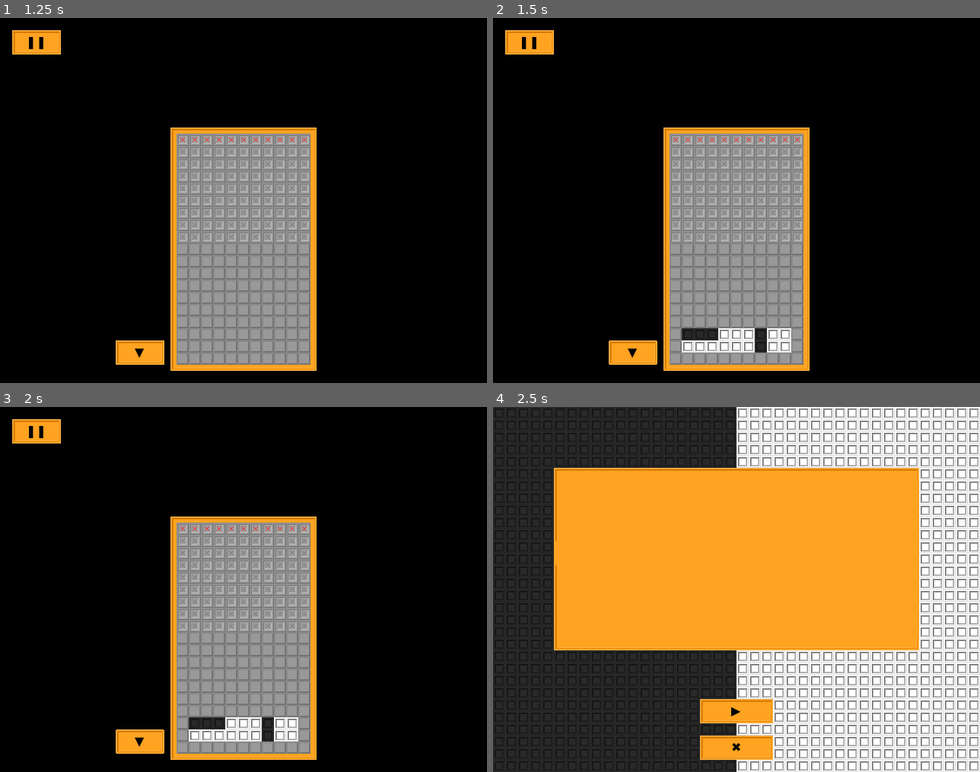
Above: before the commit, frames 1-4 (two rows, left to right).
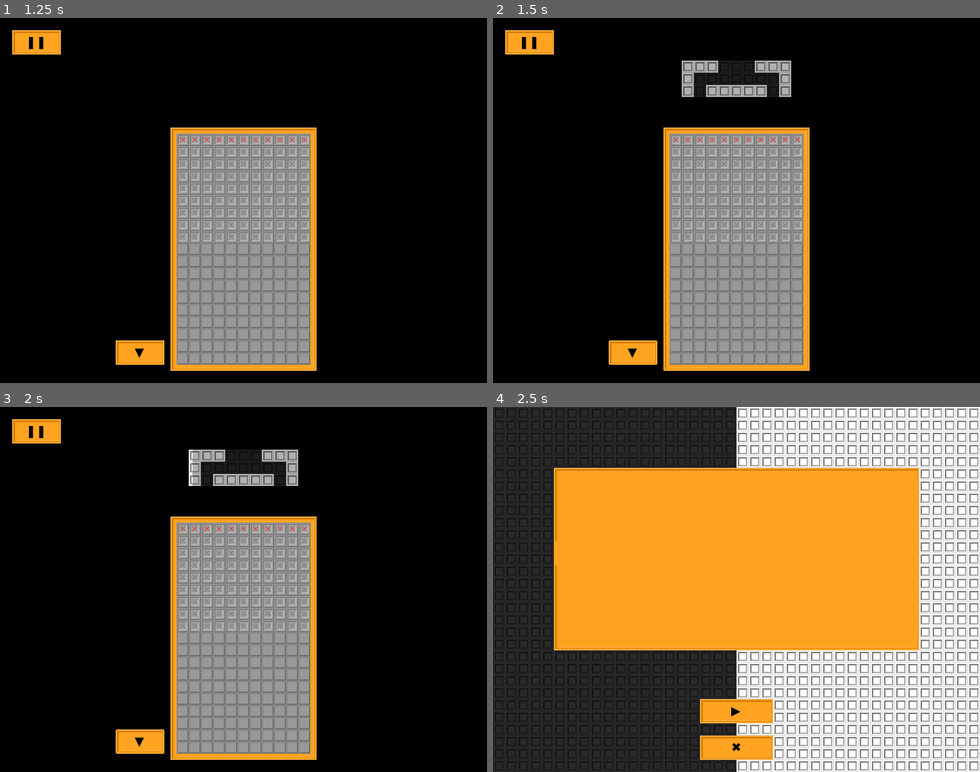
Above: after the commit, the same moments.

Repository: ka-puna/duopo
Game: Godot game, scene res://src/main.tscn
The game is run twice, just before and just after one commit, with the same random seed, the same clock (stepped at 60 frames per second) and the same inputs.
Inputs:
- Up to frame 1 (1.25 s): click "Time Mode" at 0.5 s
- Up to frame 2 (1.5 s): click "▼" at 1.25 s
- Up to frame 3 (2 s): no input
- Up to frame 4 (2.5 s): click "❚❚" at 2 s

Frame 1 is identical in both runs. In frame 2, 3.3% of the frame differs, in the area x 38-62%, y 11-92%; in frame 3, 3.3%; in frame 4, nothing differs.

Commit message:
Add preview scene to time_mode. Add setter methods for and rename cycle variables. Split pattern generation and retrival methods.

Diff:
--- a/src/scene/time_mode.gd
+++ b/src/scene/time_mode.gd
@@ -5,22 +5,30 @@
 var TileMapCommand = preload("res://src/node/tile_map/tile_map_command.gd")
 
 
-## The period between drops in seconds.
-@export var cycle_period = 30
+## The period between drops in units such as seconds.
+@export var cycle_period = 30: set = set_cycle_period
 @onready var board: TileMapPathable = $board
 @onready var tile_set: TileSet = $board.tile_set
 @onready var layers: Dictionary = $board.layers
 @onready var atlas: TileAtlas = $board.atlas
+@onready var preview: PreviewPattern = $preview_pattern
 @onready var commander = TileMapCommand.new(board)
 @onready var drop: Callable = commander.get_drop()
 @onready var path_effect: Callable = commander.get_path_map(atlas.TILES_SELF_MAPPING)
-@onready var cycle_time = 0
+@onready var cycle_value = 0: set = set_cycle_value
+
+
+# Called when the node enters the scene tree for the first time.
+func _ready():
+	preview.init(tile_set, cycle_period)
+	var pattern = get_new_pattern()
+	preview.set_pattern_id(pattern)
 
 
 # Called every frame. 'delta' is the elapsed time since the previous frame.
 func _process(delta):
-	cycle_time = cycle_time + delta
-	if cycle_time >= cycle_period:
+	set_cycle_value(cycle_value + delta)
+	if cycle_value >= cycle_period:
 		var pattern = get_next_pattern()
 		if drop_pattern(pattern) != board.RETURN_STATUS.SUCCESS:
 			game_over()
@@ -78,7 +86,7 @@
 	var status = board.add_pattern(layers.drop, id)
 	if status == board.RETURN_STATUS.SUCCESS:
 		drop.call(layers.drop)
-		cycle_time = 0
+		cycle_value = 0
 	return status
 
 
@@ -89,15 +97,35 @@
 	add_child(pause_menu)
 
 
+## Returns a new pattern.
+func get_new_pattern() -> int:
+	return randi_range(0, tile_set.get_patterns_count())
+
+
 ## Returns the index of next pattern to add to the drop layer.
 func get_next_pattern() -> int:
-	return randi_range(0, tile_set.get_patterns_count())
+	var next_pattern = preview.get_pattern_id()
+	var new_pattern = get_new_pattern()
+	preview.set_pattern_id(new_pattern)
+	return next_pattern
 
 
 ## Restarts the time mode game.
 func restart_game():
 	get_tree().reload_current_scene()
 	get_tree().paused = false
+
+
+func set_cycle_period(value: float):
+	cycle_period = value
+	preview.progress_bar_set_max_value(value)
+
+
+## Set the cycle time.
+func set_cycle_value(value: float):
+	var v = clamp(value, 0, cycle_period)
+	cycle_value = v
+	preview.progress_bar_set_value_inverse(v)
 
 
 func _on_drop_pattern_pressed():
--- a/src/scene/time_mode.tscn
+++ b/src/scene/time_mode.tscn
@@ -1,8 +1,9 @@
-[gd_scene load_steps=4 format=3 uid="uid://03fnvm5r1yli"]
+[gd_scene load_steps=5 format=3 uid="uid://03fnvm5r1yli"]
 
 [ext_resource type="Script" path="res://src/scene/time_mode.gd" id="1_gyt65"]
 [ext_resource type="PackedScene" uid="uid://dxw75koeax6by" path="res://src/scene/tile_map_pathable.tscn" id="1_xl38i"]
 [ext_resource type="TileSet" uid="uid://cny47qhsswbse" path="res://asset/tile_atlas/menu.tres" id="2_it1s3"]
+[ext_resource type="PackedScene" uid="uid://dh5wo0og686ie" path="res://src/scene/preview_pattern.tscn" id="4_wihjq"]
 
 [node name="time_mode" type="Control"]
 layout_mode = 3
@@ -30,6 +31,18 @@
 [node name="board" parent="." instance=ExtResource("1_xl38i")]
 position = Vector2(248, 152)
 
+[node name="preview_pattern" parent="." instance=ExtResource("4_wihjq")]
+anchors_preset = 0
+anchor_right = 0.0
+anchor_bottom = 0.0
+offset_left = 248.0
+offset_top = 40.0
+offset_right = 392.0
+offset_bottom = 104.0
+grow_horizontal = 1
+grow_vertical = 1
+tile_map_y_position = 48
+
 [node name="pause_game" type="Button" parent="."]
 self_modulate = Color(0, 0, 0, 1)
 layout_mode = 1
@@ -48,6 +61,7 @@
 
 [node name="drop_pattern" type="Button" parent="."]
 self_modulate = Color(0, 0, 0, 1)
+layout_mode = 0
 offset_left = 152.0
 offset_top = 424.0
 offset_right = 216.0
